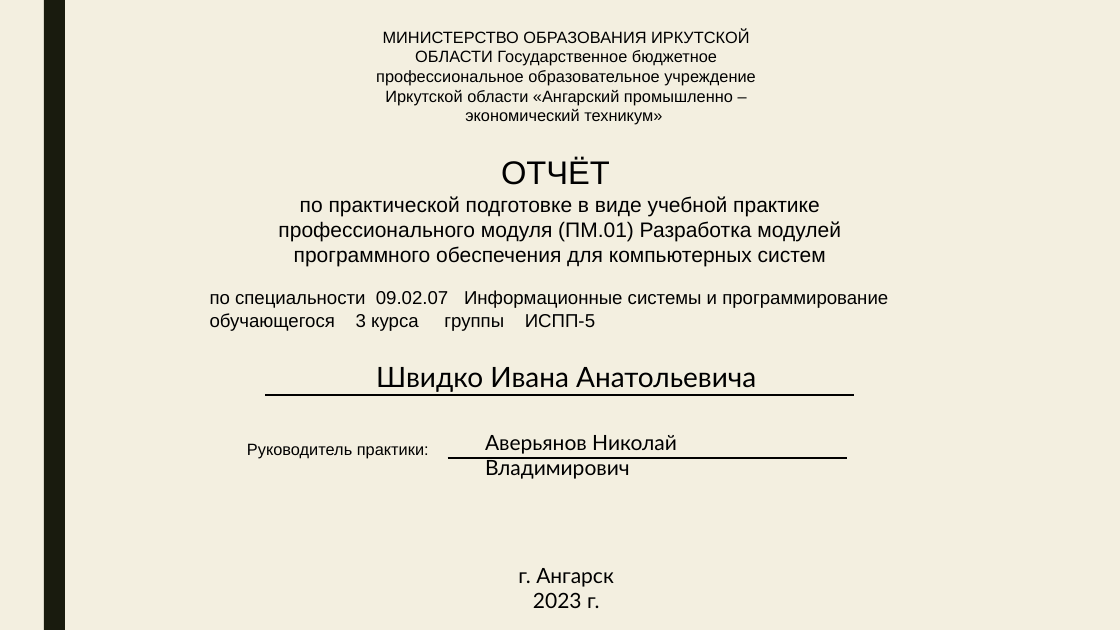
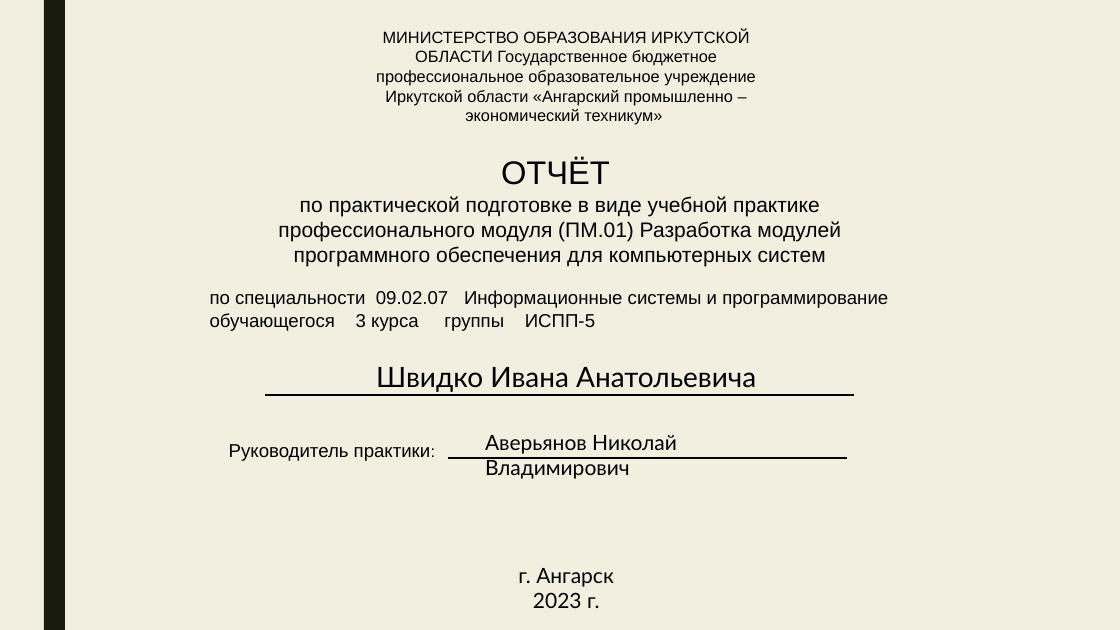
Before and after one commit to Alexgaev1/ISPP-5, a slide deck: slide 1 of Презентация по учебной практике.pptx. Drawn at 1120x630 pixels with LibreOffice and Linux fonts; fonts in the diff are those of the drawing. Boxes give left, top, right and bottom in pixels: in the first picture for what was removed or moved away, otherwise in the second. Text is boxed around its words. In the diff, an @@ line names an element or a change of style, - is before the commit and + after.

```diff
--- a/Презентация по учебной практике.pptx
+++ b/Презентация по учебной практике.pptx
@@ text "Руководитель практики:" moved from (x1=247, y1=443, x2=429, y2=459) to (x1=229, y1=444, x2=431, y2=461) @@
@@ text "Руководитель практики:" at (x1=229, y1=444, x2=431, y2=461): size 14 to 16 pt @@
```
Also in this commit, not shown: 2 other slides changed.
